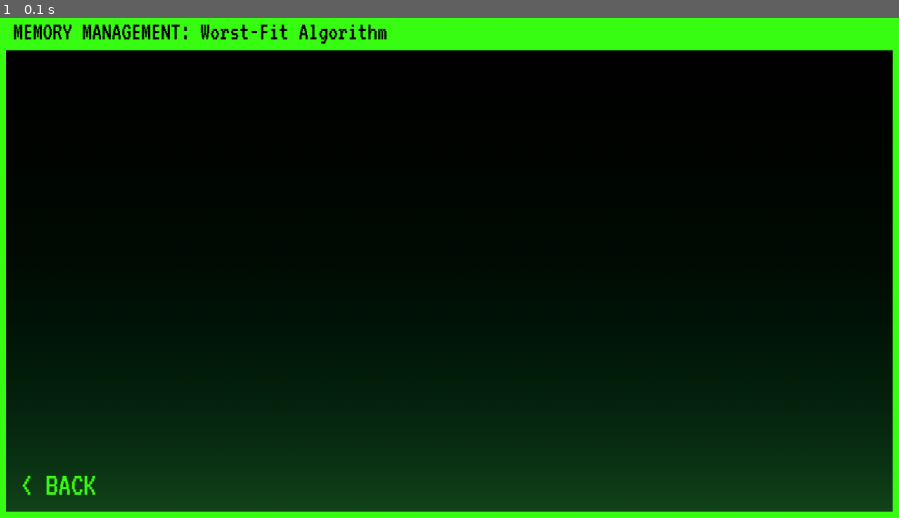
Above: before the commit, frame 1.
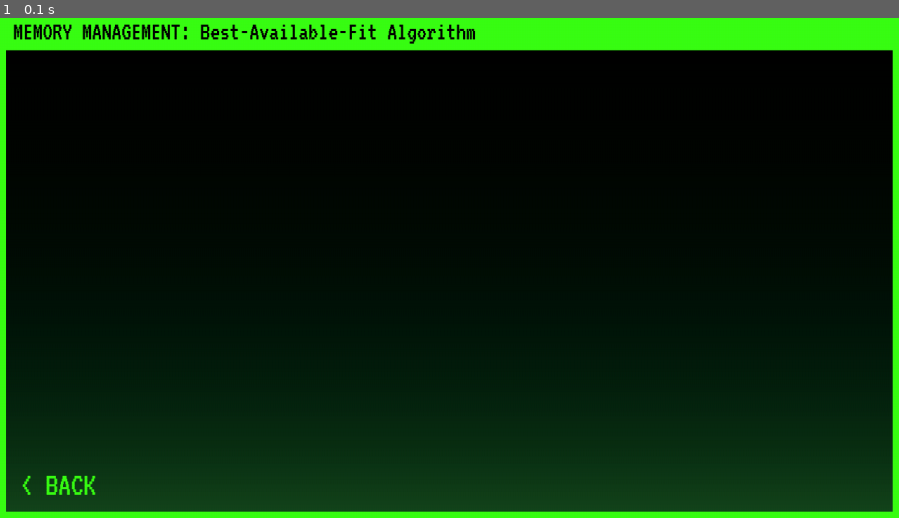
Above: after the commit, the same moment.

Repository: kok0krunch/operating_system_simulator
Game: pygame game, started from os_simulator/algorithms/memory_management/best_available_fit.py
Two runs of this game, one before a commit and one after it. Both use one fixed random seed, a clock stepped at 60 frames per second and the inputs below.
Inputs:
- Up to frame 1 (0.1 s): no input

The runs differ from the first frame. In frame 1, 0.5% of the frame differs, in the area x 22-53%, y 1-6%.

Commit message:
feat (mm): Added basic screen blit so each algorithm will have a screen when cliccked in mm menu.

Diff:
--- a/os_simulator/algorithms/memory_management/best_available_fit.py
+++ b/os_simulator/algorithms/memory_management/best_available_fit.py
@@ -100,7 +100,7 @@
 SCREEN_WIDTH = 1280
 SCREEN_HEIGHT = 720
 
-def wf_menu(screen):
+def baf_menu(screen):
     pygame.init()
     clock = pygame.time.Clock()
 
@@ -159,7 +159,7 @@
             screen.fill(BLACK)
 
         # 1. Top Left Header Panel
-        title_surface = font_title.render("MEMORY MANAGEMENT: Worst-Fit Algorithm", True, BLACK)
+        title_surface = font_title.render("MEMORY MANAGEMENT: Best-Available-Fit Algorithm", True, BLACK)
         screen.blit(title_surface, (20, 10))
 
         # 2. Setup Screen Interactions
@@ -180,5 +180,5 @@
 
 if __name__ == "__main__":
     main_screen = pygame.display.set_mode((SCREEN_WIDTH, SCREEN_HEIGHT))
-    pygame.display.set_caption("Memory Management Worst Fit Algorithm")
-    wf_menu(main_screen)
+    pygame.display.set_caption("Memory Management Best-Avaialble Fit Algorithm")
+    baf_menu(main_screen)
--- a/os_simulator/algorithms/memory_management/best_fit.py
+++ b/os_simulator/algorithms/memory_management/best_fit.py
@@ -1,4 +1,100 @@
 # Best-Fit Memory Management Algorithm
+import pygame
+import sys
+import os
+
+# Constants & Configurations
+NEON_GREEN = (57, 255, 20)
+BLACK = (0, 0, 0)
+
+# Screen Size Dimensions
+SCREEN_WIDTH = 1280
+SCREEN_HEIGHT = 720
+
+def bf_menu(screen):
+    pygame.init()
+    clock = pygame.time.Clock()
+
+    # Load resources with fallbacks
+    try:
+        background = pygame.image.load("os_simulator\\components\\background.png").convert()
+        background = pygame.transform.scale(background, (SCREEN_WIDTH, SCREEN_HEIGHT))
+    except Exception:
+        background = None
+
+    # Load the uploaded VT323-Regular.ttf font file explicitly
+    font_path = "os_simulator\\components\\VT323-Regular.ttf"
+    if not os.path.exists(font_path):
+        print(f"CRITICAL ERROR: The font file '{font_path}' was not found in the directory.")
+        pygame.quit()
+        sys.exit()
+
+    # Define font instances
+    font_title = pygame.font.Font(font_path, 36)
+    font_setup = pygame.font.Font(font_path, 46)
+    font_input = pygame.font.Font(font_path, 48)
+    font_table = pygame.font.Font(font_path, 32)
+
+    def run_worst_fit():
+        pass
+
+    # Main UI loop
+    running = True
+    while running:
+        mouse_pos = pygame.mouse.get_pos()
+
+        # Pre-create the < BACK button interaction area at the bottom left coordinates
+        back_surf_idle = font_setup.render("< BACK", True, NEON_GREEN)
+        back_rect = back_surf_idle.get_rect(topleft=(30, 650))
+
+        for event in pygame.event.get():
+            if event.type == pygame.QUIT:
+                pygame.quit()
+                sys.exit()
+
+            elif event.type == pygame.MOUSEBUTTONDOWN:
+                if event.button == 1:  # Left Click
+                    if back_rect.collidepoint(mouse_pos):
+                        running = False
+                        return
+
+            elif event.type == pygame.KEYDOWN:
+                if event.key == pygame.K_ESCAPE:
+                    running = False
+                    return
+
+        # Rendering Background Graphics
+        if background:
+            screen.blit(background, (0, 0))
+        else:
+            screen.fill(BLACK)
+
+        # 1. Top Left Header Panel
+        title_surface = font_title.render("MEMORY MANAGEMENT: Best-Fit Algorithm", True, BLACK)
+        screen.blit(title_surface, (20, 10))
+
+        # 2. Setup Screen Interactions
+
+        # 3. Output
+
+        # 4. Render the Interactive < BACK Button (Visible on ALL states/outputs)
+        if back_rect.collidepoint(mouse_pos):
+            pygame.draw.rect(screen, NEON_GREEN, back_rect.inflate(10, 5), 0, 4)
+            back_surface = font_setup.render("< BACK", True, BLACK)
+        else:
+            back_surface = font_setup.render("< BACK", True, NEON_GREEN)
+
+        screen.blit(back_surface, back_rect.topleft)
+
+        pygame.display.flip()
+        clock.tick(30)
+
+if __name__ == "__main__":
+    main_screen = pygame.display.set_mode((SCREEN_WIDTH, SCREEN_HEIGHT))
+    pygame.display.set_caption("Memory Management Best Fit Algorithm")
+    bf_menu(main_screen)
+
+
 
 class BestFit:
     def __init__(self):
--- a/os_simulator/algorithms/memory_management/first_fit.py
+++ b/os_simulator/algorithms/memory_management/first_fit.py
@@ -1,4 +1,99 @@
 # First-Fit Memory Management Algorithm
+import pygame
+import sys
+import os
+
+# Constants & Configurations
+NEON_GREEN = (57, 255, 20)
+BLACK = (0, 0, 0)
+RED = (255, 0, 0)
+
+# Screen Size Dimensions
+SCREEN_WIDTH = 1280
+SCREEN_HEIGHT = 720
+
+def ff_menu(screen):
+    pygame.init()
+    clock = pygame.time.Clock()
+
+    # Load resources with fallbacks
+    try:
+        background = pygame.image.load("os_simulator\\components\\background.png").convert()
+        background = pygame.transform.scale(background, (SCREEN_WIDTH, SCREEN_HEIGHT))
+    except Exception:
+        background = None
+
+    # Load the uploaded VT323-Regular.ttf font file explicitly
+    font_path = "os_simulator\\components\\VT323-Regular.ttf"
+    if not os.path.exists(font_path):
+        print(f"CRITICAL ERROR: The font file '{font_path}' was not found in the directory.")
+        pygame.quit()
+        sys.exit()
+
+    # Define font instances
+    font_title = pygame.font.Font(font_path, 36)
+    font_setup = pygame.font.Font(font_path, 46)
+    font_input = pygame.font.Font(font_path, 48)
+    font_table = pygame.font.Font(font_path, 32)
+
+    def run_worst_fit():
+        pass
+
+    # Main UI loop
+    running = True
+    while running:
+        mouse_pos = pygame.mouse.get_pos()
+
+        # Pre-create the < BACK button interaction area at the bottom left coordinates
+        back_surf_idle = font_setup.render("< BACK", True, NEON_GREEN)
+        back_rect = back_surf_idle.get_rect(topleft=(30, 650))
+
+        for event in pygame.event.get():
+            if event.type == pygame.QUIT:
+                pygame.quit()
+                sys.exit()
+
+            elif event.type == pygame.MOUSEBUTTONDOWN:
+                if event.button == 1:  # Left Click
+                    if back_rect.collidepoint(mouse_pos):
+                        running = False
+                        return
+
+            elif event.type == pygame.KEYDOWN:
+                if event.key == pygame.K_ESCAPE:
+                    running = False
+                    return
+
+        # Rendering Background Graphics
+        if background:
+            screen.blit(background, (0, 0))
+        else:
+            screen.fill(BLACK)
+
+        # 1. Top Left Header Panel
+        title_surface = font_title.render("MEMORY MANAGEMENT: First-Fit Algorithm", True, BLACK)
+        screen.blit(title_surface, (20, 10))
+
+        # 2. Setup Screen Interactions
+
+        # 3. Output
+
+        # 4. Render the Interactive < BACK Button (Visible on ALL states/outputs)
+        if back_rect.collidepoint(mouse_pos):
+            pygame.draw.rect(screen, NEON_GREEN, back_rect.inflate(10, 5), 0, 4)
+            back_surface = font_setup.render("< BACK", True, BLACK)
+        else:
+            back_surface = font_setup.render("< BACK", True, NEON_GREEN)
+
+        screen.blit(back_surface, back_rect.topleft)
+
+        pygame.display.flip()
+        clock.tick(30)
+
+if __name__ == "__main__":
+    main_screen = pygame.display.set_mode((SCREEN_WIDTH, SCREEN_HEIGHT))
+    pygame.display.set_caption("Memory Management First Fit Algorithm")
+    ff_menu(main_screen)
 
 class FirstFit:
     def __init__(self):
